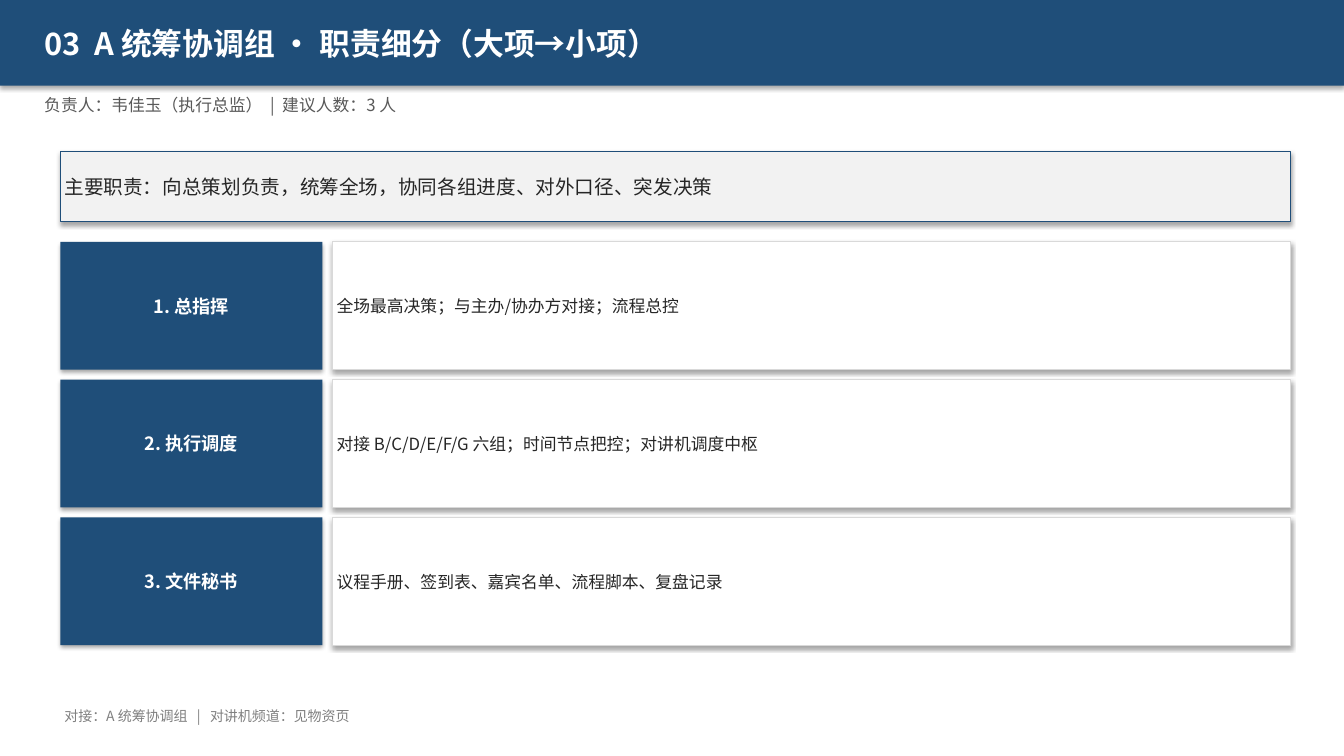
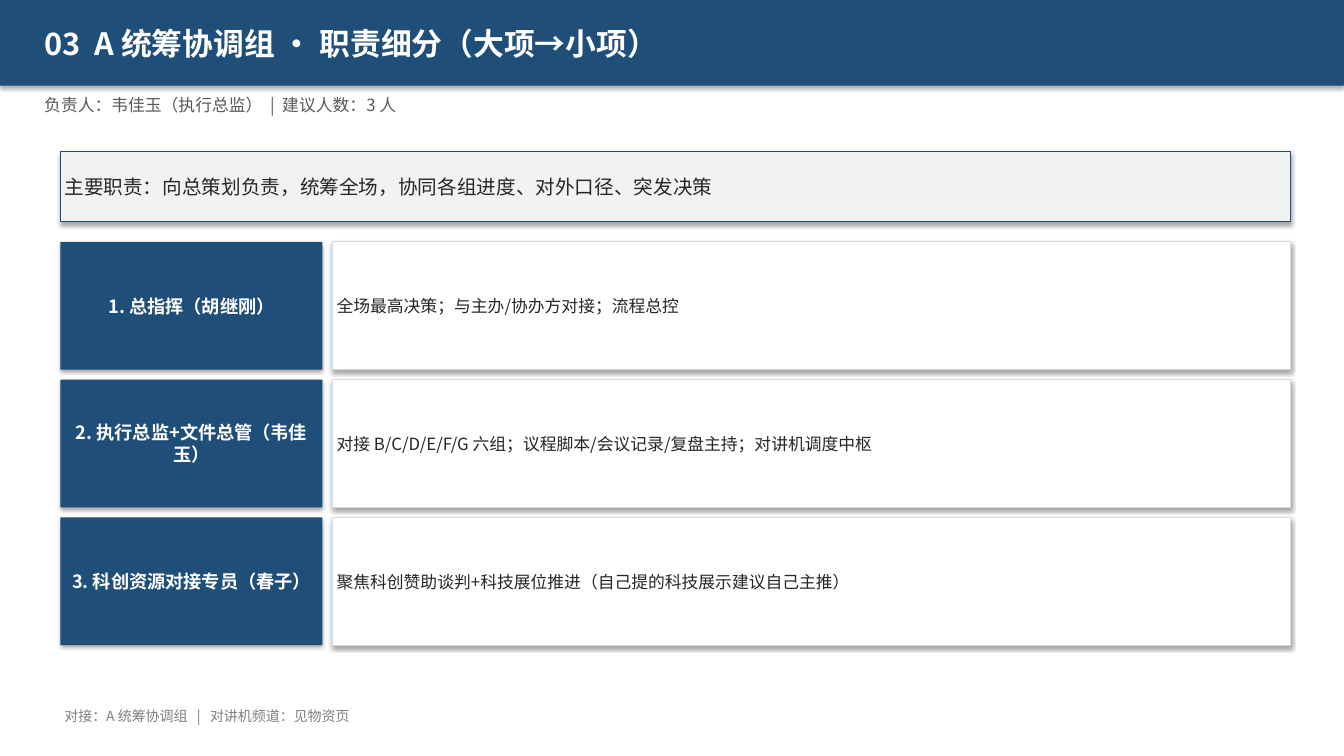
Before and after one commit to hujigang2010-maker/AIDEN, a slide deck: slide 5 of 2026峰会_志愿者分工方案.pptx. Drawn at 1344x756 pixels with LibreOffice and Linux fonts; fonts in the diff are those of the drawing. Boxes give left, top, right and bottom in pixels: in the first picture for what was removed or moved away, otherwise in the second. Text is boxed around its words. In the diff, an @@ line names an element or a change of style, - is before the commit and + after.

```diff
--- a/2026峰会_志愿者分工方案.pptx
+++ b/2026峰会_志愿者分工方案.pptx
@@ text in rectangle at box(109, 297, 274, 315): text changed @@
-1. 总指挥
+1. 总指挥（胡继刚）
@@ text in rectangle at box(76, 423, 307, 463): text changed @@
-2. 执行调度
+2. 执行总监+文件总管（韦佳玉）
@@ text in rectangle at box(337, 436, 872, 453): text changed @@
-对接 B/C/D/E/F/G 六组；时间节点把控；对讲机调度中枢
+对接 B/C/D/E/F/G 六组；议程脚本/会议记录/复盘主持；对讲机调度中枢
@@ text in rectangle at box(72, 572, 311, 590): text changed @@
-3. 文件秘书
+3. 科创资源对接专员（春子）
@@ text in rectangle at box(337, 574, 850, 590): text changed @@
-议程手册、签到表、嘉宾名单、流程脚本、复盘记录
+聚焦科创赞助谈判+科技展位推进（自己提的科技展示建议自己主推）
```
Also in this commit, not shown: 10 other slides changed, 2 other files.
